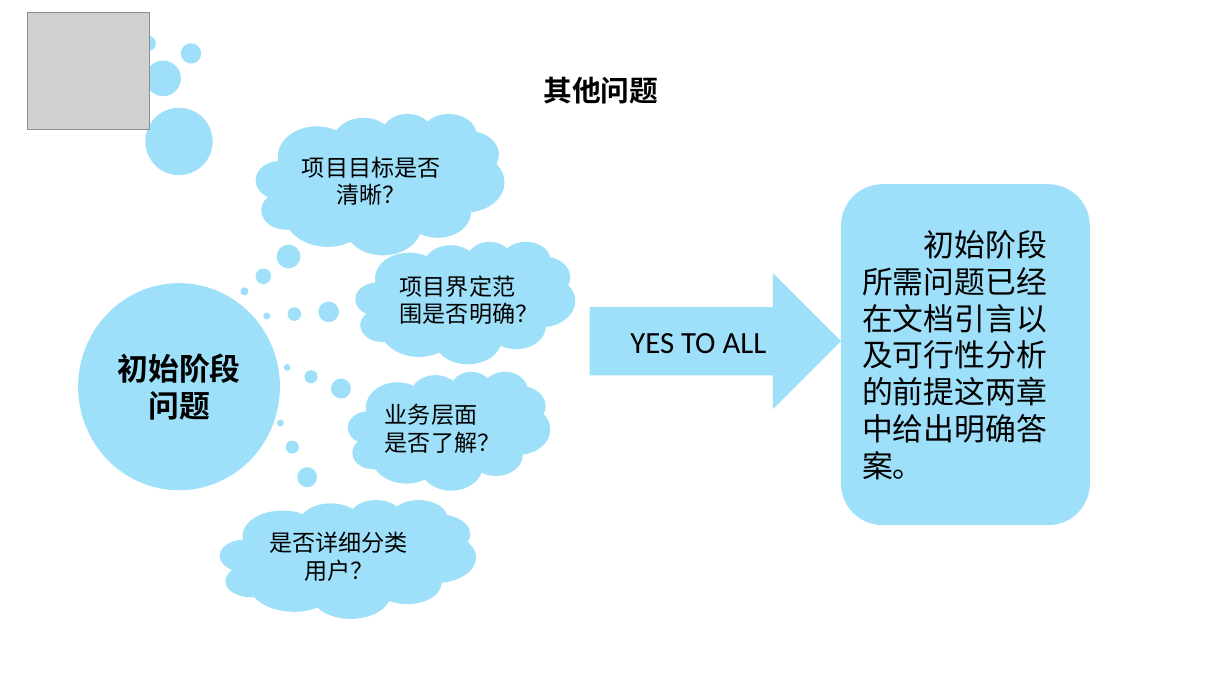
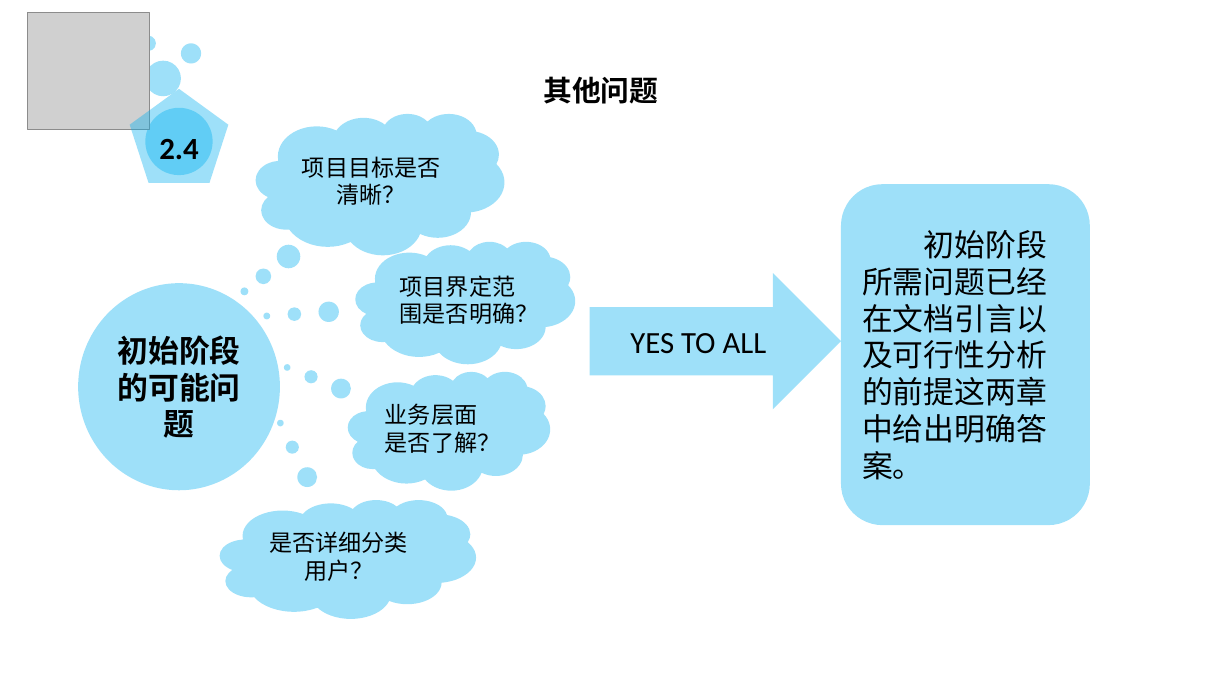
Before and after one commit to PRD2018-G13/PRD2018-G13-TeamProject, a slide deck: slide 21 of PRD2018-G13组项目/软件工程系列课程教学辅助网站/受控文档/分析设计/PRD2018-G13-项目里程碑.pptx (slide 16 before the commit). Drawn at 1232x693 pixels with LibreOffice and Linux fonts; fonts in the diff are those of the drawing; grey boxes stand for pictures; background and template pictures are left out. Boxes give left, top, right and bottom in pixels: in the first picture for what was removed or moved away, otherwise in the second. Text is boxed around its words. In the diff, an @@ line names an element or a change of style, - is before the commit and + after.

```diff
--- a/PRD2018-G13组项目/软件工程系列课程教学辅助网站/受控文档/分析设计/PRD2018-G13-项目里程碑.pptx
+++ b/PRD2018-G13组项目/软件工程系列课程教学辅助网站/受控文档/分析设计/PRD2018-G13-项目里程碑.pptx
@@ pentagon added at (129, 89, 228, 183), fill #00B0F0 at 38% opacity, 24 pt, text #000000, bold @@
+2.4
@@ text in ellipse at (117, 335, 240, 438): text changed @@
-  初始阶段问题
+  初始阶段的可能问题
```
Also in this commit, not shown: 23 other slides changed, 49 slides added, 15 slides removed, 2 other files.
